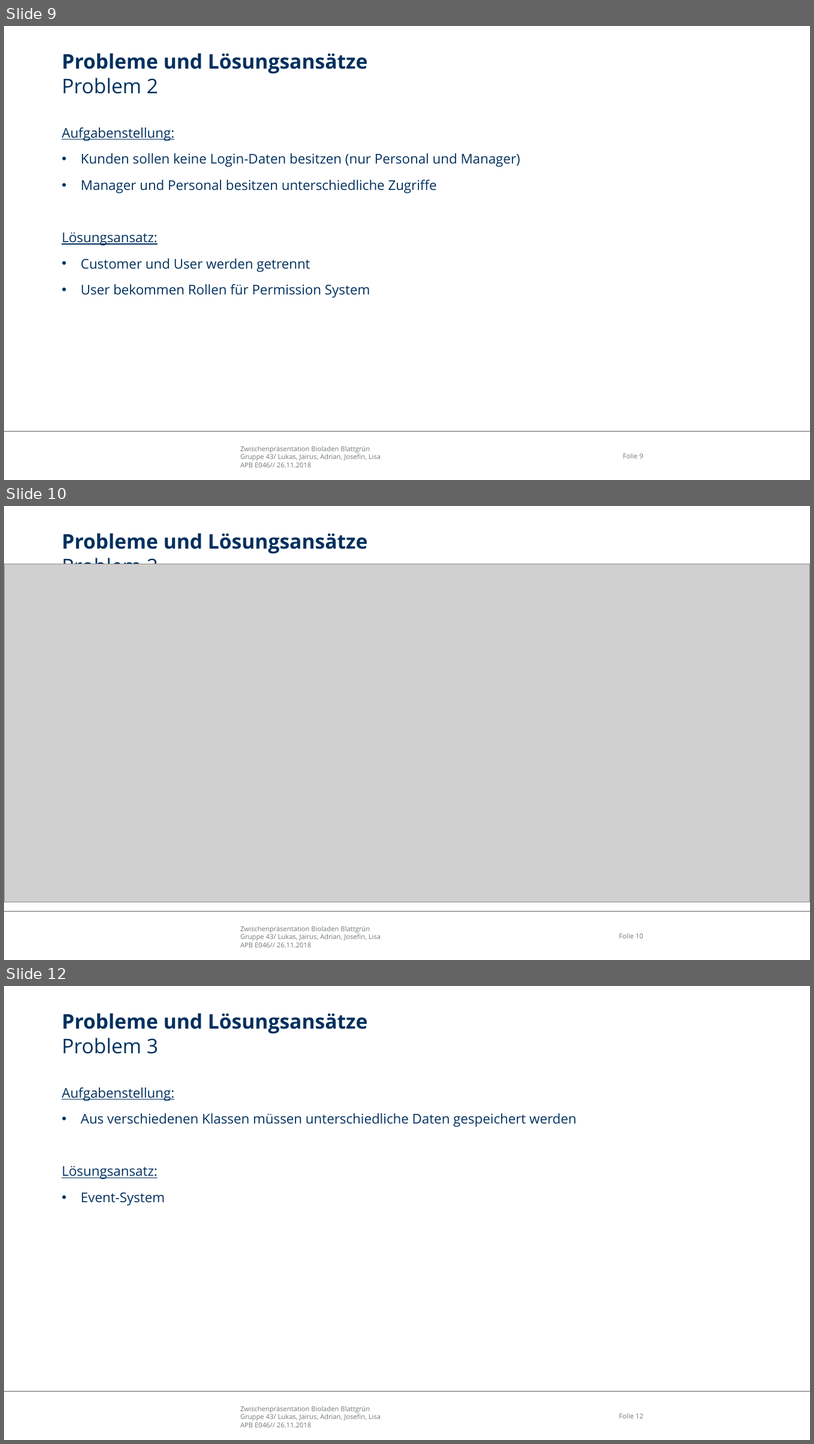
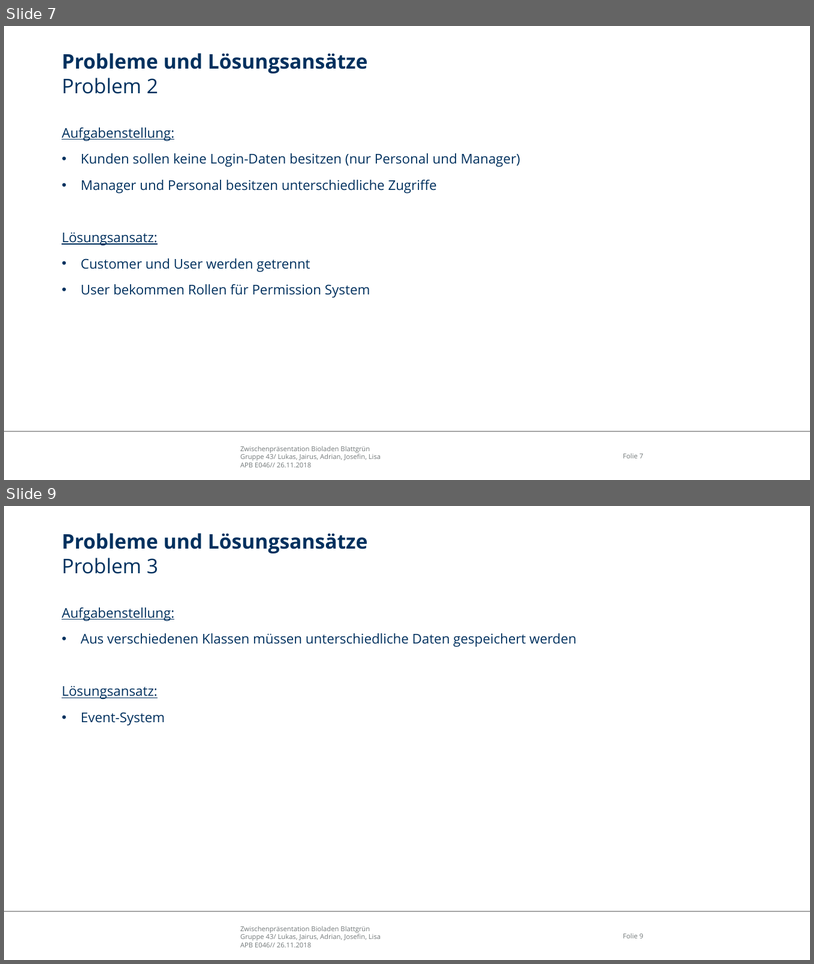
Before and after one commit to LimitlessGreen/swt18w43, a slide deck: src/main/presentation/Zwischenpraesentation.pptx. Shown one above the other, each under a label of ours: slides 9, 10 and 12 before the commit, slides 7 and 9 after it; the slides between them are not shown. The pictures are 814x1444 and 814x964 pixels, drawn with LibreOffice and Linux fonts; fonts in the diff are those of the drawing; grey boxes stand for pictures; background and template pictures are left out. Boxes give left, top, right and bottom in pixels: in the first picture for what was removed or moved away, otherwise in the second. Text is boxed around its words. In the diff, an @@ line names an element or a change of style, - is before the commit and + after.

```diff
--- a/src/main/presentation/Zwischenpraesentation.pptx
+++ b/src/main/presentation/Zwischenpraesentation.pptx
@@ slide 10 removed at [4,506,810,960], background #FFFFFF; not listed: 3 template elements that a slide beside it also shows @@
@@ title removed at [62,533,368,564] @@
-Probleme und Lösungsansätze
-Problem 2
@@ picture removed at [4,564,810,902] @@
@@ what was slide 9 is now slide 7 @@
@@ page number at [623,453,644,458]: text changed @@
-Folie 9
+Folie 7
@@ what was slide 12 is now slide 9 @@
@@ page number at [623,933,644,938]: text changed @@
-Folie 12
+Folie 9
```
Also in this commit, not shown: 5 slides changed, 1 slide added, 3 other slides removed.
